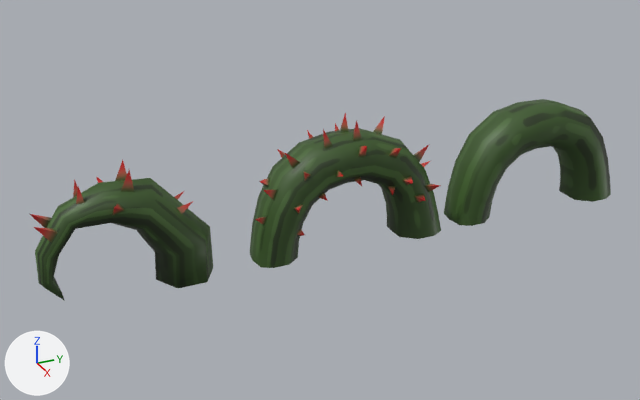
A saved change to the FBX model Assets/Art/Models/Props/Vines_End.fbx.
Before and after are seen from a 50 mm camera at (25.8, -12.6, 14.7) aimed at (-0.3, -0.9, 1.7). Lighting does not change. The marker at lower left points along +X, +Y and +Z.

The first picture shows 'Vine_End', 'Vine_U', 'Vine_Walkable'.
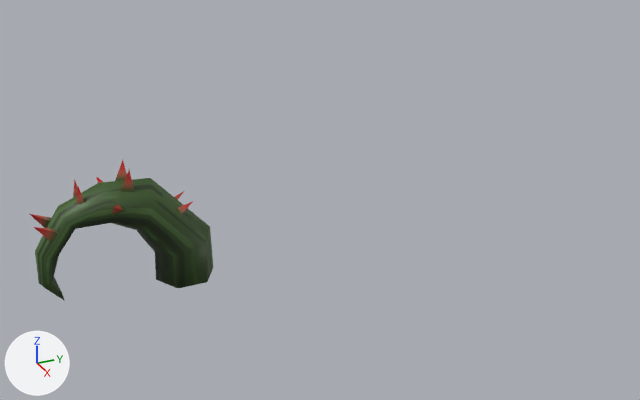
Changed parts and their boxes [x1, y1, x2, y2] in the pictures (640 x 400 px):
'Vine_U', deleted (green): before [250, 113, 441, 268]
'Vine_Walkable', deleted (green): before [444, 99, 611, 226]

Diff of the bpy script that builds the scene:
```diff
--- a/Assets/Art/Models/Props/Vines_End.fbx.py
+++ b/Assets/Art/Models/Props/Vines_End.fbx.py
@@ ob_vine_walkable @@
-ob_vine_walkable = bpy.data.objects.new('Vine_Walkable', me_cube_001)
-ob_vine_walkable.location = (0.0, 7.98, 0.0)
@@ ob_vine_u @@
-ob_vine_u = bpy.data.objects.new('Vine_U', me_cube_002)
-ob_vine_u.location = (0.0, 0.0, 0.0)
```
